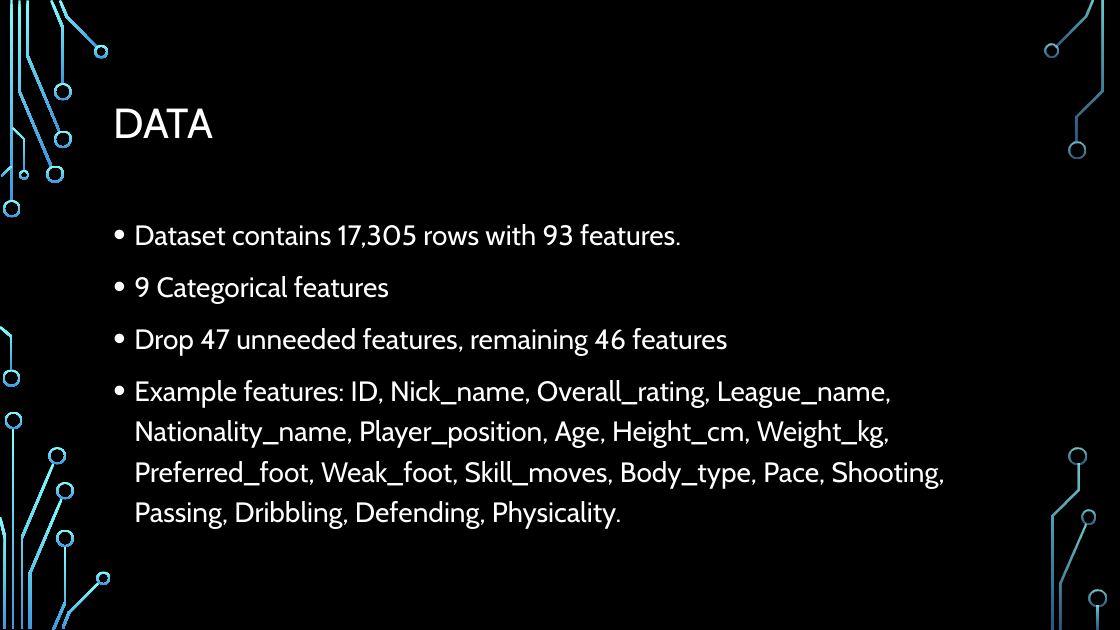
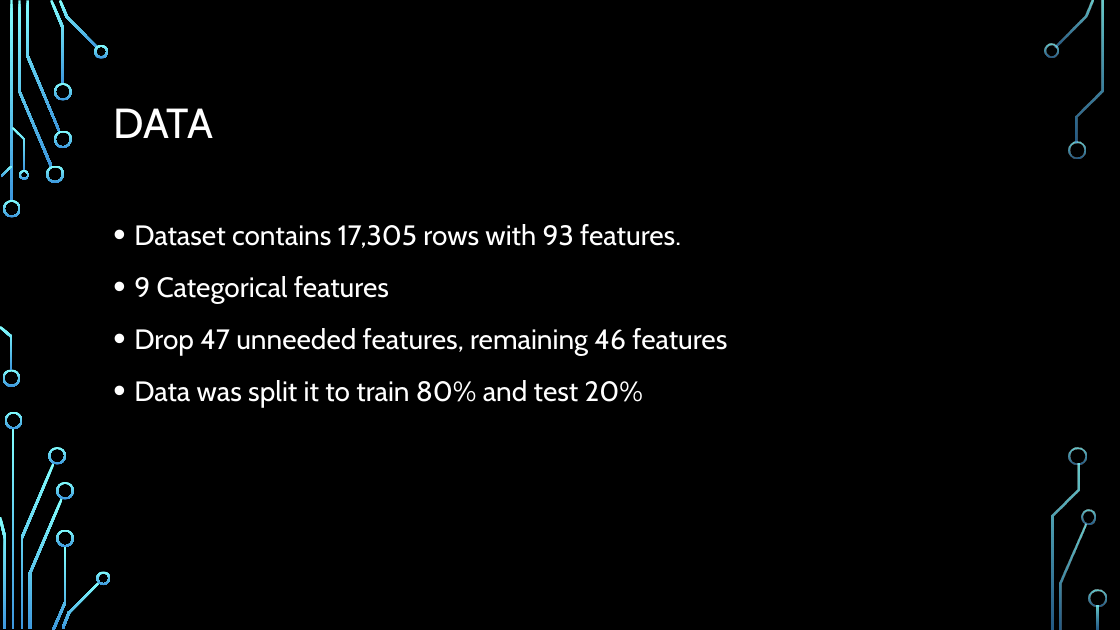
Before and after one commit to AbdulazizBardi/FlightRecommendation, a slide deck: slide 5 of Recommender Players Slides.pptx. Drawn at 1120x630 pixels with LibreOffice and Linux fonts; fonts in the diff are those of the drawing; background and template pictures are left out. Boxes give left, top, right and bottom in pixels: in the first picture for what was removed or moved away, otherwise in the second. Text is boxed around its words. In the diff, an @@ line names an element or a change of style, - is before the commit and + after.

```diff
--- a/Recommender Players Slides.pptx
+++ b/Recommender Players Slides.pptx
@@ text at bbox=[134, 380, 643, 408]: text changed @@
-• Example features: ID, Nick_name, Overall_rating, League_name, Nationality_name, Player_position, Age, Height_cm, Weight_kg, Preferred_foot, Weak_foot, Skill_moves, Body_type, Pace, Shooting, Passing, Dribbling, Defending, Physicality.
+• Data was split it to train 80% and test 20%
```
Also in this commit, not shown: 2 other slides changed.
